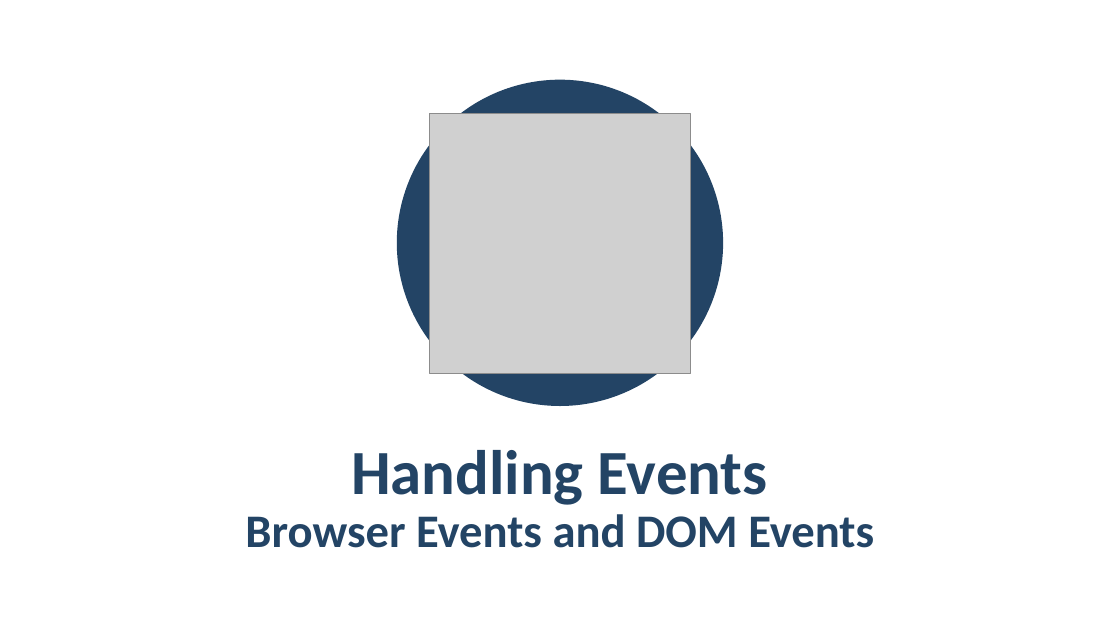
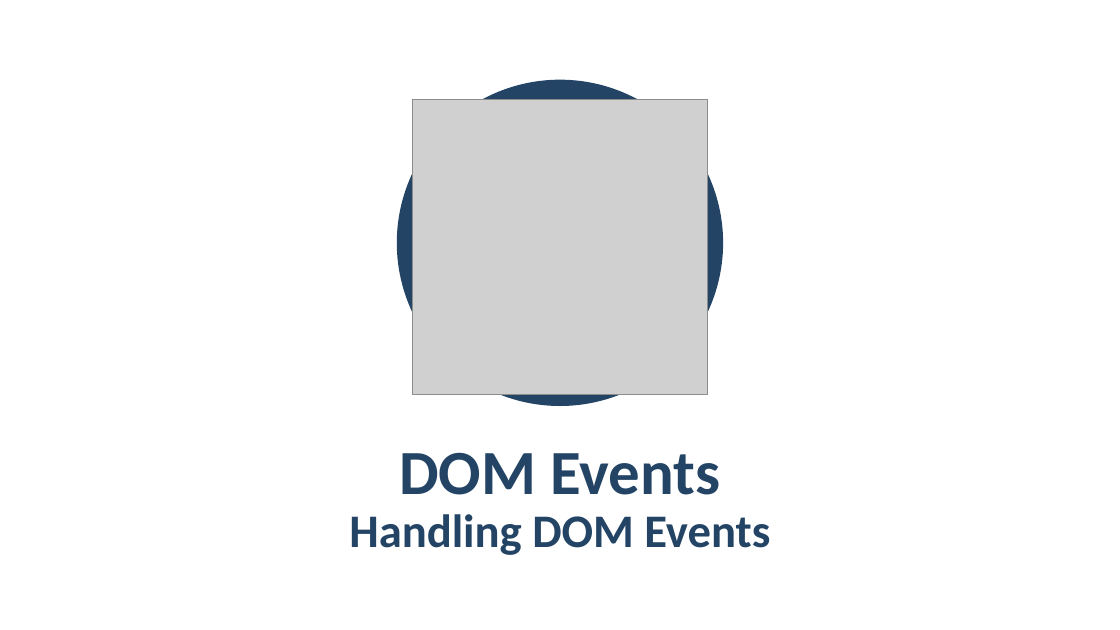
Before and after one commit to ErayErol/Software-University-Courses, a slide deck: slide 40 of JS Advanced - 2019.09.16/06. DOM Manipulations/LAB/JS-Advanced-DOM-Manipulations.pptx (slide 28 before the commit). Drawn at 1120x630 pixels with LibreOffice and Linux fonts; fonts in the diff are those of the drawing; grey boxes stand for pictures; background and template pictures are left out. Boxes give left, top, right and bottom in pixels: in the first picture for what was removed or moved away, otherwise in the second. Text is boxed around its words. In the diff, an @@ line names an element or a change of style, - is before the commit and + after.

```diff
--- a/JS Advanced - 2019.09.16/06. DOM Manipulations/LAB/JS-Advanced-DOM-Manipulations.pptx
+++ b/JS Advanced - 2019.09.16/06. DOM Manipulations/LAB/JS-Advanced-DOM-Manipulations.pptx
@@ picture: place and size @@
-picture at [430,113,691,374]
+picture at [413,99,708,395]
@@ text at [399,452,720,495]: text changed; size 40 to 54 pt @@
-Browser Events and DOM Events
+DOM Events
@@ text at [349,514,770,555]: text changed; size 54 to 40 pt @@
-Handling Events
+Handling DOM Events
```
Also in this commit, not shown: 9 other slides changed, 48 slides added, 28 slides removed, 1 other file.
